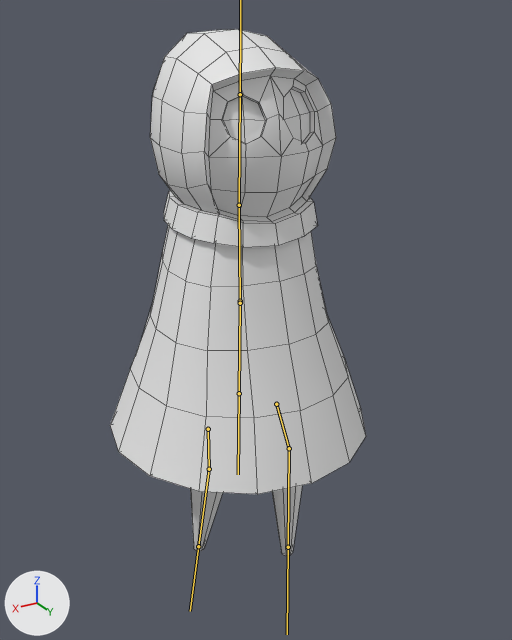
Before and after pictures for a commit that changed the FBX model ParadoxMechanicProject/Assets/Paradox_Mechanic/Art Assets/Models/Character.fbx.
Rendered twice from a camera (50 mm lens) standing at (3.66, 6.44, 5.17) and looking at (-0.17, 0.06, 1.98). Every picture has the same lights, and +X, +Y and +Z are marked at lower left. Both versions are drawn at frame 8 of the action 'Armature.001|Dash'; the numbers are the values there. The bones that bend it are drawn over the model as lines. Mesh edges are drawn as thin lines.
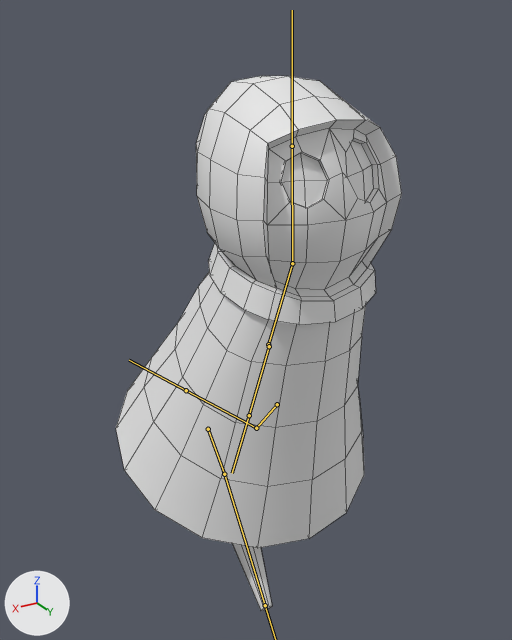
Where the change shows, as pixel boxes (x1, y1, x2, y2) in the pictures (512 x 640 px):
'Cube.003', posed (12% wider): before (110, 29, 366, 556); after (116, 76, 402, 611)
bone 'Bone', root to tip: before (240, 301) to (239, 205); after (268, 344) to (292, 263)
bone 'Bone.001', root to tip: before (239, 205) to (240, 94); after (292, 263) to (292, 146)
bone 'Bone.002', root to tip: before (240, 303) to (239, 393); after (269, 346) to (249, 415)
bone 'Bone.003', root to tip: before (276, 404) to (289, 448); after (277, 404) to (256, 428)
bone 'Bone.004', root to tip: before (289, 448) to (288, 547); after (256, 428) to (186, 390)
bone 'Bone.005', root to tip: before (208, 429) to (209, 469); after (208, 429) to (224, 474)
bone 'Bone.006', root to tip: before (209, 469) to (198, 546); after (224, 474) to (265, 605)

The change, as a diff of the scene's bpy script:
```diff
--- a/ParadoxMechanicProject/Assets/Paradox_Mechanic/Art Assets/Models/Character.fbx.py
+++ b/ParadoxMechanicProject/Assets/Paradox_Mechanic/Art Assets/Models/Character.fbx.py
@@ bone_bone @@
 bone_bone = bpy.data.objects['Armature.001'].pose.bones['Bone']
-bone_bone.location = (0.0, -0.01, 0.0)
-bone_bone.rotation_quaternion = (1.0, 0.0, 0.0, 0.0)  # degrees (0, 0, 0)
+bone_bone.location = (0.0, -0.31, 0.61)
+bone_bone.rotation_quaternion = (0.984, 0.178, -0.002, -0.012)  # degrees (21, 0, -1)
@@ bone_bone_001 @@
 bone_bone_001 = bpy.data.objects['Armature.001'].pose.bones['Bone.001']  # child of 'Bone'
-bone_bone_001.rotation_quaternion = (1.0, 0.018, 0.0, 0.0)  # degrees (2, 0, 0)
+bone_bone_001.rotation_quaternion = (0.985, -0.173, 0.008, 0.028)  # degrees (-20, 1, 3)
@@ bone_bone_002 @@
 bone_bone_002 = bpy.data.objects['Armature.001'].pose.bones['Bone.002']
-bone_bone_002.location = (0.0, 0.04, 0.0)
-bone_bone_002.rotation_quaternion = (1.0, 0.0, 0.0, 0.012)  # degrees (0, 0, 1)
+bone_bone_002.location = (0.0, 0.33, -0.62)
+bone_bone_002.rotation_quaternion = (0.982, 0.187, 0.003, 0.003)  # degrees (22, 0, 0)
@@ bone_bone_003 @@
 bone_bone_003 = bpy.data.objects['Armature.001'].pose.bones['Bone.003']
-bone_bone_003.location = (0.0, 0.0, 0.0)
-bone_bone_003.rotation_quaternion = (0.983, 0.0, 0.0, 0.184)  # degrees (0, 0, 21)
+bone_bone_003.location = (-0.01, 0.0, 0.0)
+bone_bone_003.rotation_quaternion = (0.922, 0.078, -0.101, -0.366)  # degrees (13, -7, -44)
@@ bone_bone_004 @@
 bone_bone_004 = bpy.data.objects['Armature.001'].pose.bones['Bone.004']  # child of 'Bone.003'
-bone_bone_004.rotation_quaternion = (0.992, 0.123, 0.0, 0.0)  # degrees (14, 0, 0)
+bone_bone_004.rotation_quaternion = (0.946, 0.322, 0.043, -0.01)  # degrees (38, 5, 0)
@@ bone_bone_005 @@
 bone_bone_005 = bpy.data.objects['Armature.001'].pose.bones['Bone.005']
-bone_bone_005.location = (0.0, 0.0, 0.0)
-bone_bone_005.rotation_quaternion = (0.996, 0.0, 0.0, -0.09)  # degrees (0, 0, -10)
+bone_bone_005.location = (0.01, 0.0, 0.0)
+bone_bone_005.rotation_quaternion = (0.949, 0.004, 0.011, 0.316)  # degrees (1, 1, 37)
@@ bone_bone_006 @@
 bone_bone_006 = bpy.data.objects['Armature.001'].pose.bones['Bone.006']  # child of 'Bone.005'
-bone_bone_006.rotation_quaternion = (1.0, -0.016, 0.0, 0.0)  # degrees (-2, 0, 0)
+bone_bone_006.rotation_quaternion = (0.999, -0.05, -0.015, -0.006)  # degrees (-6, -2, -1)
```
